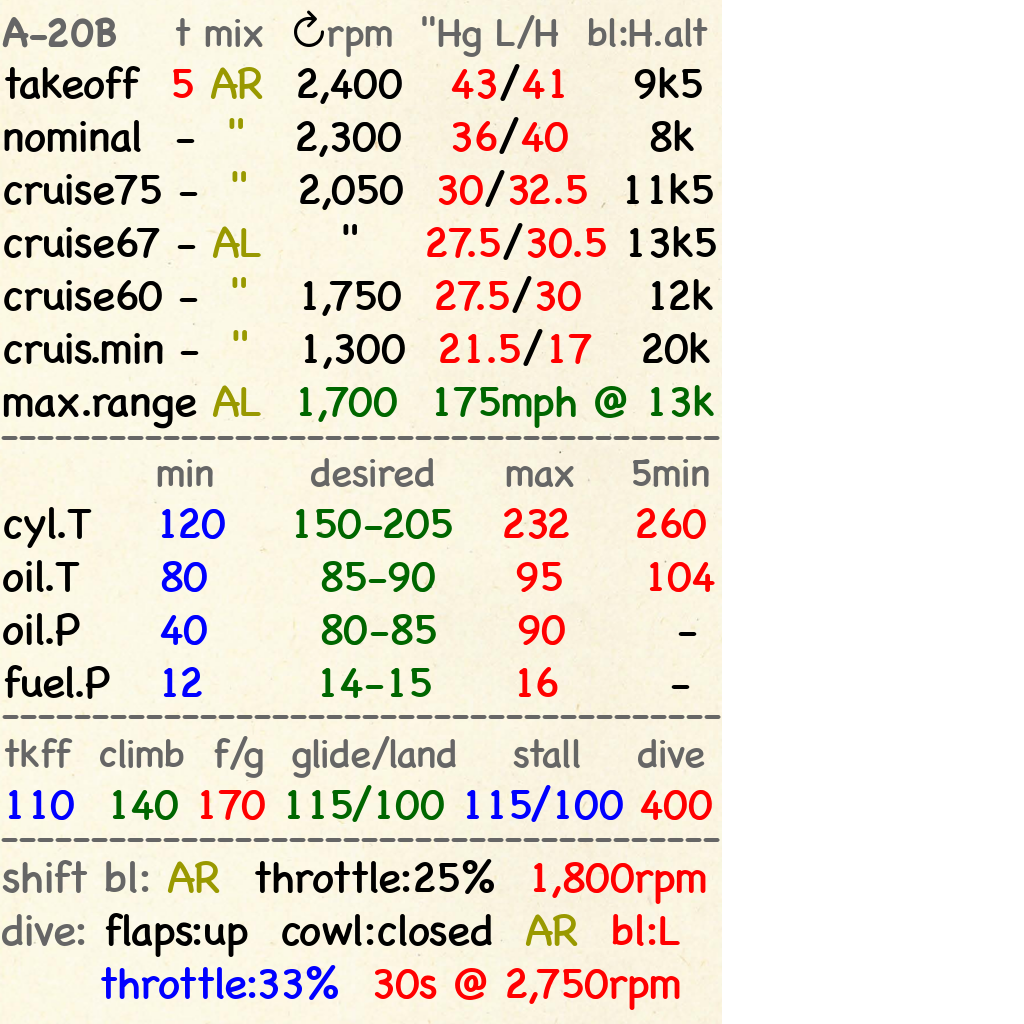
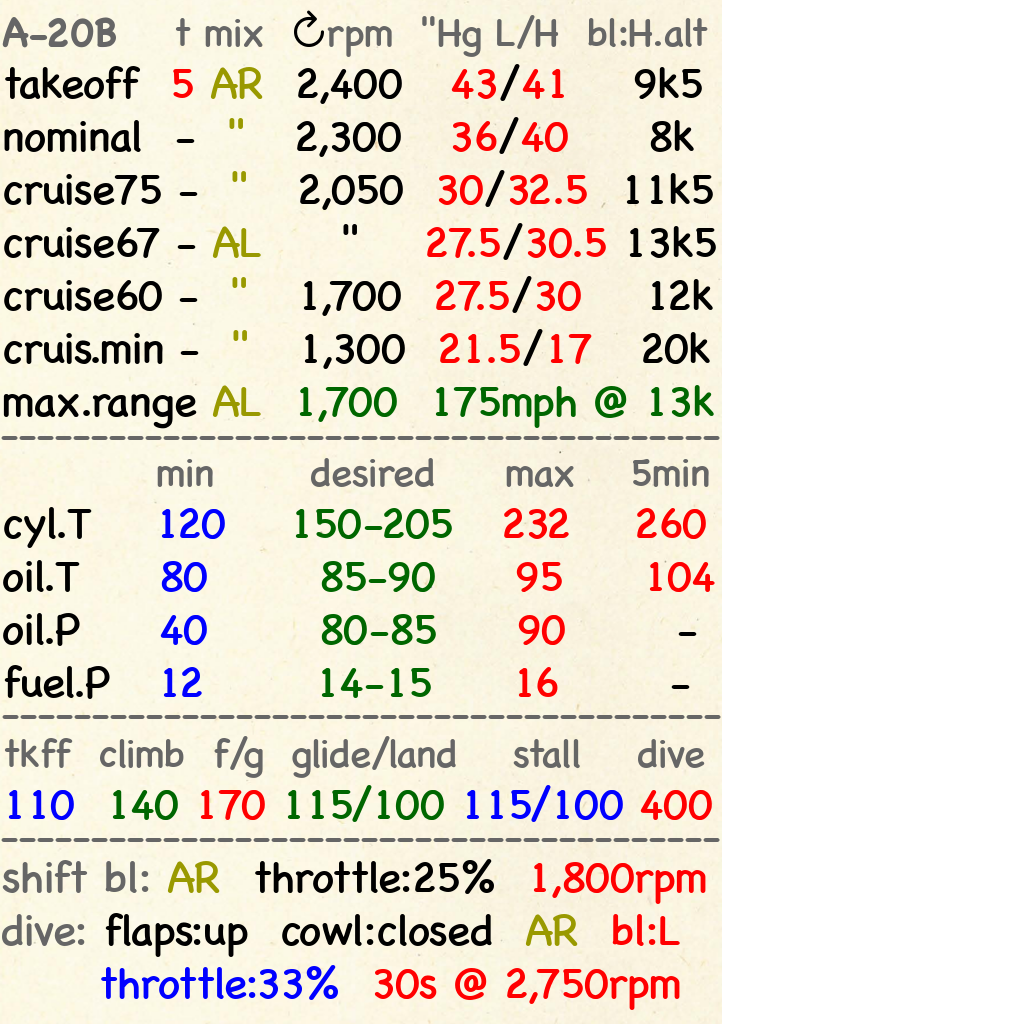
Comparing the layer stacks of the two 1024 × 1024 images. Changes:
painted on "A-20B t mix ↻rpm 'Hg L/H ..." over [352, 281, 376, 311]
